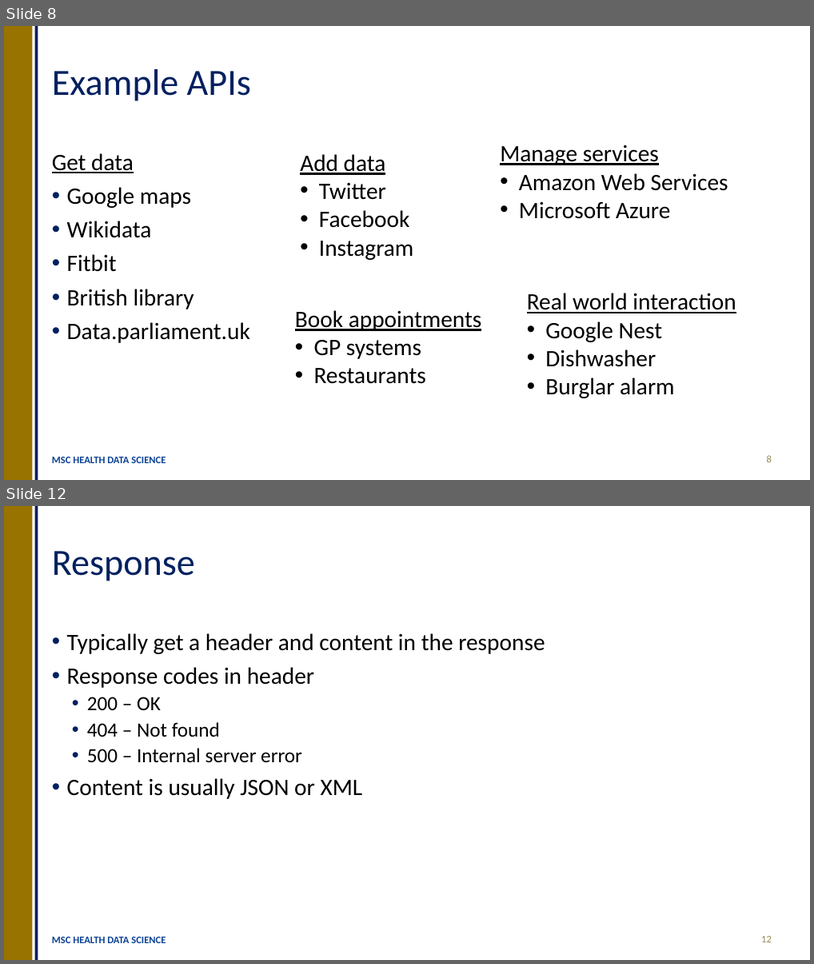
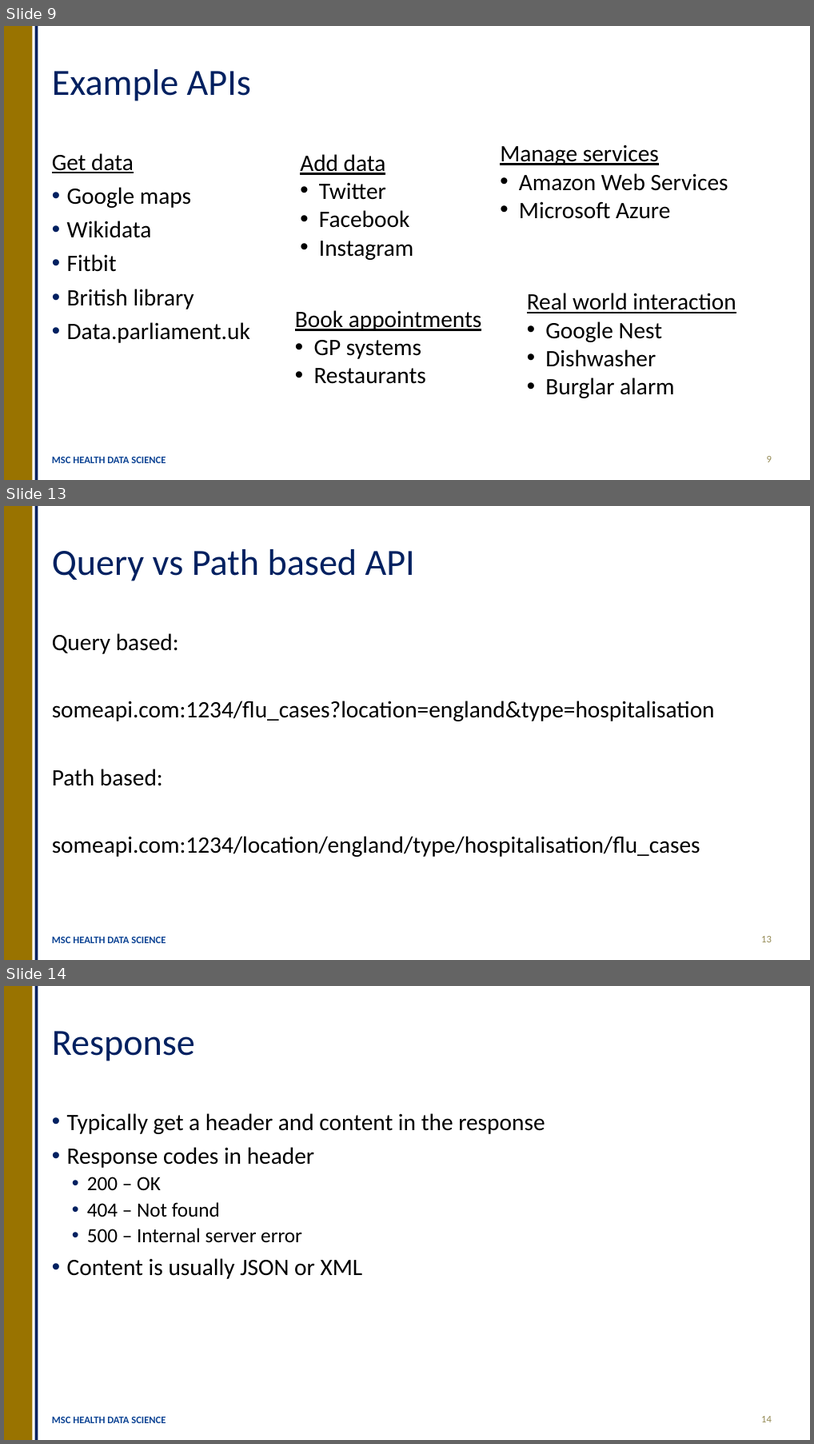
Before and after one commit to OllyButters/HDS-plumber, a slide deck: api_plumber_slides.pptx. Shown one above the other, each under a label of ours: slides 8 and 12 before the commit, slides 9, 13 and 14 after it; the slides between them are not shown. The pictures are 814x964 and 814x1444 pixels, drawn with LibreOffice and Linux fonts; fonts in the diff are those of the drawing. Boxes give left, top, right and bottom in pixels: in the first picture for what was removed or moved away, otherwise in the second. Text is boxed around its words. In the diff, an @@ line names an element or a change of style, - is before the commit and + after.

```diff
--- a/api_plumber_slides.pptx
+++ b/api_plumber_slides.pptx
@@ slide 13 added at (4, 506, 810, 960), background #FFFFFF; not listed: 2 template elements that a slide beside it also shows @@
@@ title added at (52, 549, 415, 581), 44 pt, text #002060 @@
+Query vs Path based API
@@ text added at (52, 633, 715, 856), 28 pt, text #000000 @@
+Query based:
+someapi.com:1234/flu_cases?location=england&type=hospitalisation
+Path based:
+someapi.com:1234/location/england/type/hospitalisation/flu_cases
@@ text added at (52, 936, 166, 943), 12 pt, text #0B4293, bold @@
+MSC HEALTH DATA SCIENCE
@@ page number added at (762, 936, 772, 942), 12 pt, text #948A54 @@
+13
@@ what was slide 8 is now slide 9 @@
@@ page number at (767, 456, 772, 462): text changed @@
-8
+9
@@ what was slide 12 is now slide 14 @@
@@ page number at (762, 1416, 772, 1422): text changed @@
-12
+14
```
Also in this commit, not shown: 10 slides changed, 1 other slide added, 2 other files.
